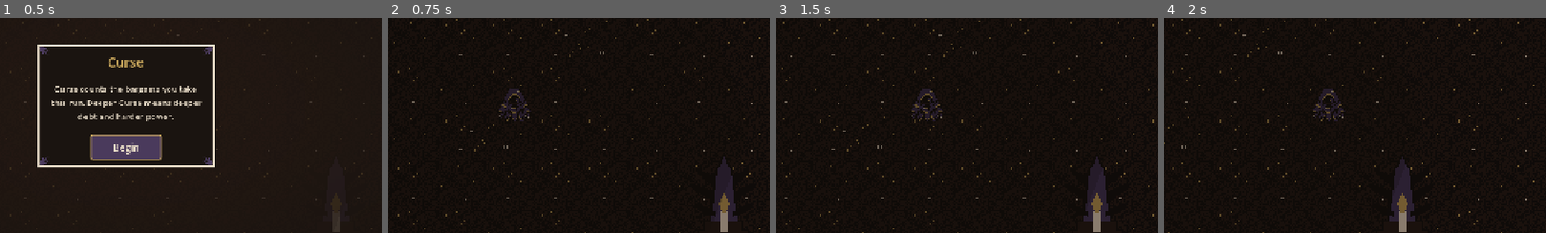
Above: before the commit, frames 1-4 (left to right).
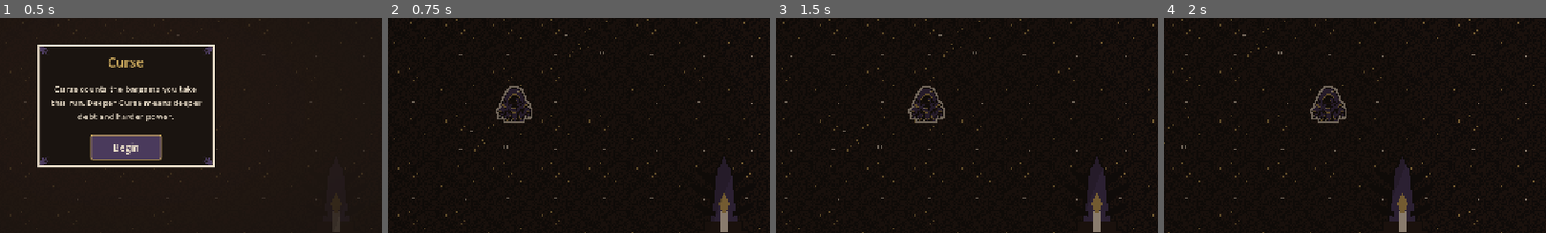
Above: after the commit, the same moments.

Repository: amzer24/sealed-chapel
Game: Godot game, scene res://scenes/main/Main.tscn
The game is run twice, just before and just after one commit, with the same random seed, the same clock (stepped at 60 frames per second) and the same inputs.
Inputs (mouse positions are % of the whole screen's width and height, from its top left):
- Up to frame 1 (0.5 s): no input
- Up to frame 2 (0.75 s): click "Begin" at 0.5 s
- Up to frame 3 (1.5 s): tap Enter at 1.25 s; move the mouse to (72, 45) at 1.27 s; hold D from 1.28 s (still down)
- Up to frame 4 (2 s): keep holding D
The pictures show only the part of the screen within x 34-84%, y 30-80%; the shares and areas given below are measured in that part.

Frame 1 is identical in both runs. In frame 2, 0.3% of the frame differs, in the area x 28-38%, y 31-49%; in frame 3, 0.3%, in the area x 34-45%, y 31-49%; in frame 4, 0.3%.

Commit message:
cast: 1px bone outline shader on player/crawler/wraith
Adds a shared canvas_item shader (assets/shaders/cast_outline.gdshader)
that paints bone #E8DCC8 on any fully-transparent texel touching an
opaque one, sampling all 8 neighbours so the rim has no gap at a
diagonal silhouette corner. Applied via one ShaderMaterial resource on
each of Player.tscn / Crawler.tscn / Wraith.tscn's Sprite node.

Every sample goes through TEXTURE, which follows each Sprite2D's
existing texture_filter = NEAREST, so the rim is a hard 1-texel ring
with no blur -- native to the sprite's own pixel grid, not a fixed
screen-pixel width, so it holds up under CAMERA_ZOOM changes.

Also ignore Godot 4.4+ .uid resource sidecars: none are committed
elsewhere in this repo, so keep that consistent for the new shader.

Co-authored-by: Lee Leckenby <amzer24@users.noreply.github.com>

Diff:
--- /dev/null
+++ b/assets/shaders/cast_outline.gdshader
@@ -0,0 +1,33 @@
+shader_type canvas_item;
+
+// 1-texel bone rim outside the cast's silhouette (player/crawler/wraith).
+// Only ever paints a fully-transparent texel that touches an opaque one --
+// never over existing silhouette pixels, never a partial-alpha blend -- so
+// the five-hex sprites keep their hard edges at any zoom. Samples all 8
+// neighbours (not just the 4 orthogonal ones) so the rim has no gap at a
+// diagonal silhouette corner. Every sample goes through TEXTURE, which
+// follows the Sprite2D's own texture_filter (nearest, matching the rest of
+// the cast), so there is no blur or soft edge anywhere in the rim.
+uniform vec4 outline_color : source_color = vec4(0.909804, 0.862745, 0.784314, 1.0); // Palette.BONE #E8DCC8
+
+void fragment() {
+	vec4 col = texture(TEXTURE, UV);
+	if (col.a < 0.5) {
+		bool touches_silhouette = false;
+		for (int dx = -1; dx <= 1; dx++) {
+			for (int dy = -1; dy <= 1; dy++) {
+				if (dx == 0 && dy == 0) {
+					continue;
+				}
+				vec2 offset = vec2(float(dx), float(dy)) * TEXTURE_PIXEL_SIZE;
+				if (texture(TEXTURE, UV + offset).a >= 0.5) {
+					touches_silhouette = true;
+				}
+			}
+		}
+		if (touches_silhouette) {
+			col = vec4(outline_color.rgb, 1.0);
+		}
+	}
+	COLOR = col;
+}
--- /dev/null
+++ b/assets/shaders/cast_outline_material.tres
@@ -0,0 +1,6 @@
+[gd_resource type="ShaderMaterial" load_steps=2 format=3]
+
+[ext_resource type="Shader" path="res://assets/shaders/cast_outline.gdshader" id="1"]
+
+[resource]
+shader = ExtResource("1")
--- a/scenes/enemies/Crawler.tscn
+++ b/scenes/enemies/Crawler.tscn
@@ -1,7 +1,8 @@
-[gd_scene load_steps=5 format=3]
+[gd_scene load_steps=6 format=3]
 
 [ext_resource type="Script" path="res://scripts/enemies/Enemy.gd" id="1"]
 [ext_resource type="Texture2D" path="res://assets/sprites/enemies/crawler.png" id="2"]
+[ext_resource type="Material" path="res://assets/shaders/cast_outline_material.tres" id="3"]
 
 [sub_resource type="CircleShape2D" id="CircleShape2D_1"]
 radius = 9.0
@@ -25,6 +26,7 @@
 [node name="Visual" type="Node2D" parent="."]
 
 [node name="Sprite" type="Sprite2D" parent="Visual"]
+material = ExtResource("3")
 texture_filter = 1
 texture = ExtResource("2")
 
--- a/scenes/enemies/Wraith.tscn
+++ b/scenes/enemies/Wraith.tscn
@@ -1,7 +1,8 @@
-[gd_scene load_steps=5 format=3]
+[gd_scene load_steps=6 format=3]
 
 [ext_resource type="Script" path="res://scripts/enemies/Enemy.gd" id="1"]
 [ext_resource type="Texture2D" path="res://assets/sprites/enemies/wraith.png" id="2"]
+[ext_resource type="Material" path="res://assets/shaders/cast_outline_material.tres" id="3"]
 
 [sub_resource type="CircleShape2D" id="CircleShape2D_1"]
 radius = 9.0
@@ -25,6 +26,7 @@
 [node name="Visual" type="Node2D" parent="."]
 
 [node name="Sprite" type="Sprite2D" parent="Visual"]
+material = ExtResource("3")
 texture_filter = 1
 texture = ExtResource("2")
 
--- a/scenes/player/Player.tscn
+++ b/scenes/player/Player.tscn
@@ -1,8 +1,9 @@
-[gd_scene load_steps=6 format=3]
+[gd_scene load_steps=7 format=3]
 
 [ext_resource type="Script" path="res://scripts/player/Player.gd" id="1"]
 [ext_resource type="Texture2D" path="res://assets/sprites/player/player.png" id="2"]
 [ext_resource type="Script" path="res://scripts/player/Aura.gd" id="3"]
+[ext_resource type="Material" path="res://assets/shaders/cast_outline_material.tres" id="4"]
 
 [sub_resource type="CircleShape2D" id="CircleShape2D_1"]
 radius = 11.0
@@ -22,6 +23,7 @@
 position = Vector2(0, -1)
 
 [node name="Sprite" type="Sprite2D" parent="Visual"]
+material = ExtResource("4")
 texture_filter = 1
 texture = ExtResource("2")
 
Not shown, changed: .gitignore
